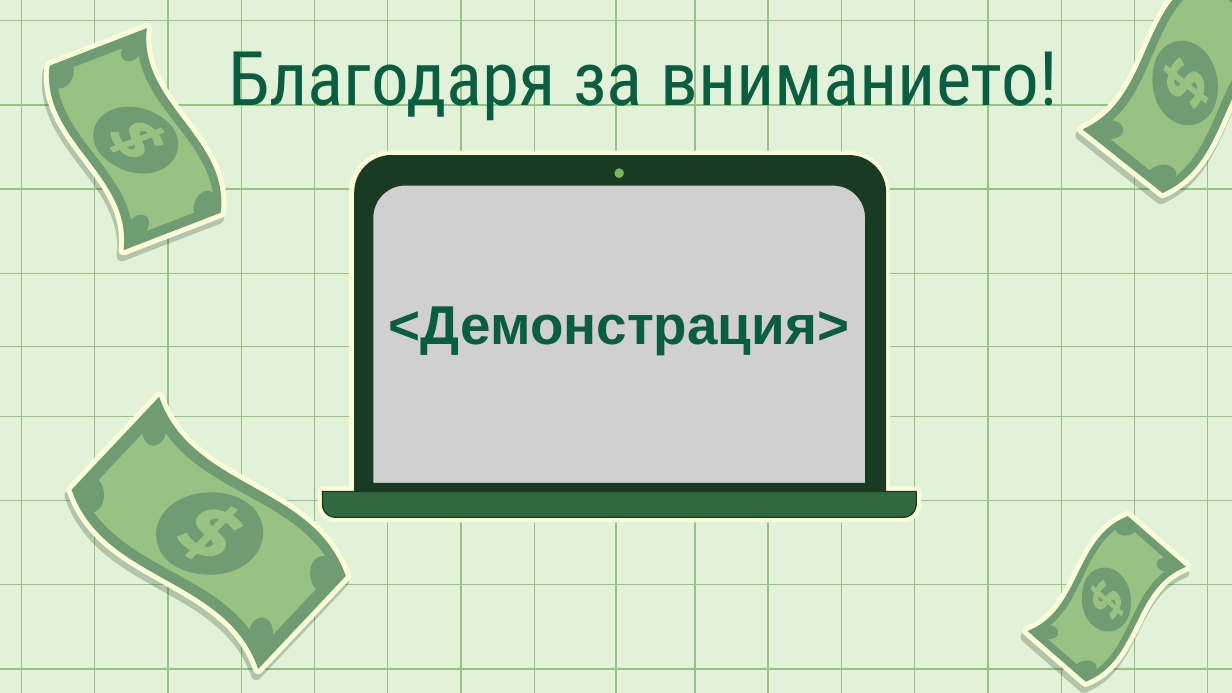
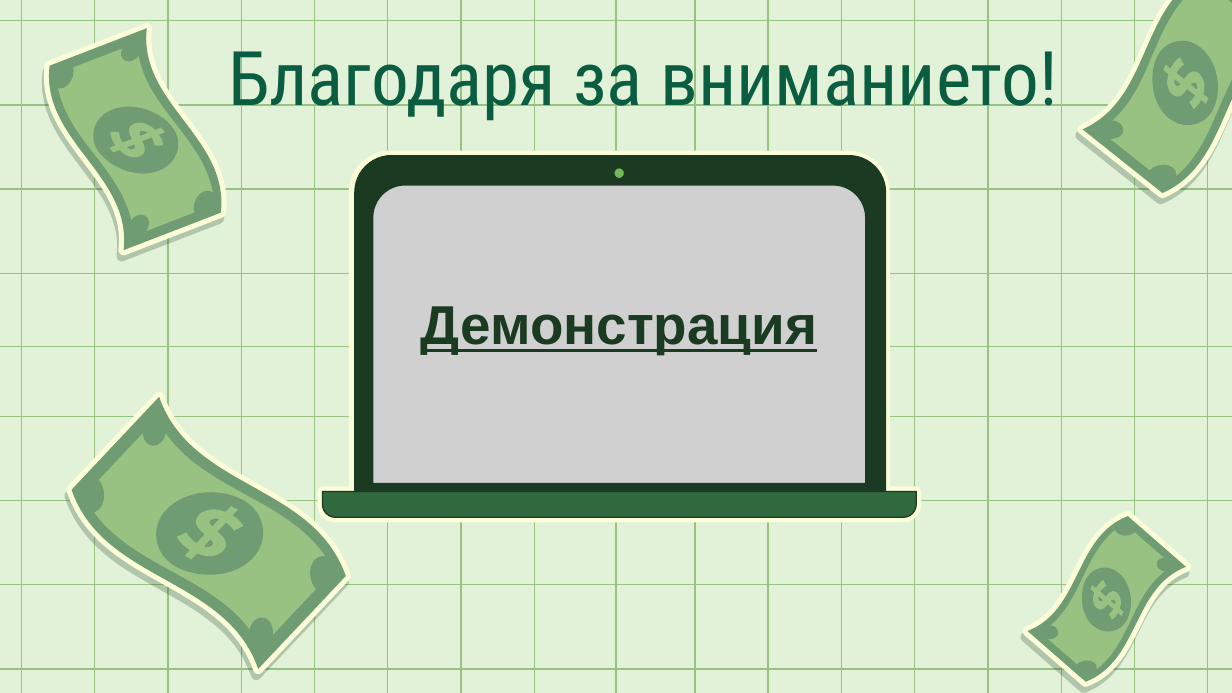
Before and after one commit to velislav088/TimeWallet, a slide deck: slide 5 of TimeWallet(Assets)/TimeWallet(презентация).pptx. Drawn at 1232x693 pixels with LibreOffice and Linux fonts; fonts in the diff are those of the drawing; grey boxes stand for pictures. Boxes give left, top, right and bottom in pixels: in the first picture for what was removed or moved away, otherwise in the second. Text is boxed around its words. In the diff, an @@ line names an element or a change of style, - is before the commit and + after.

```diff
--- a/TimeWallet(Assets)/TimeWallet(презентация).pptx
+++ b/TimeWallet(Assets)/TimeWallet(презентация).pptx
@@ text at [421, 306, 817, 354]: text changed; text colour #0A5D40 to #1A3A22 @@
-<Демонстрация>
+Демонстрация
```
Also in this commit, not shown: 4 other slides changed, 6 other files.
